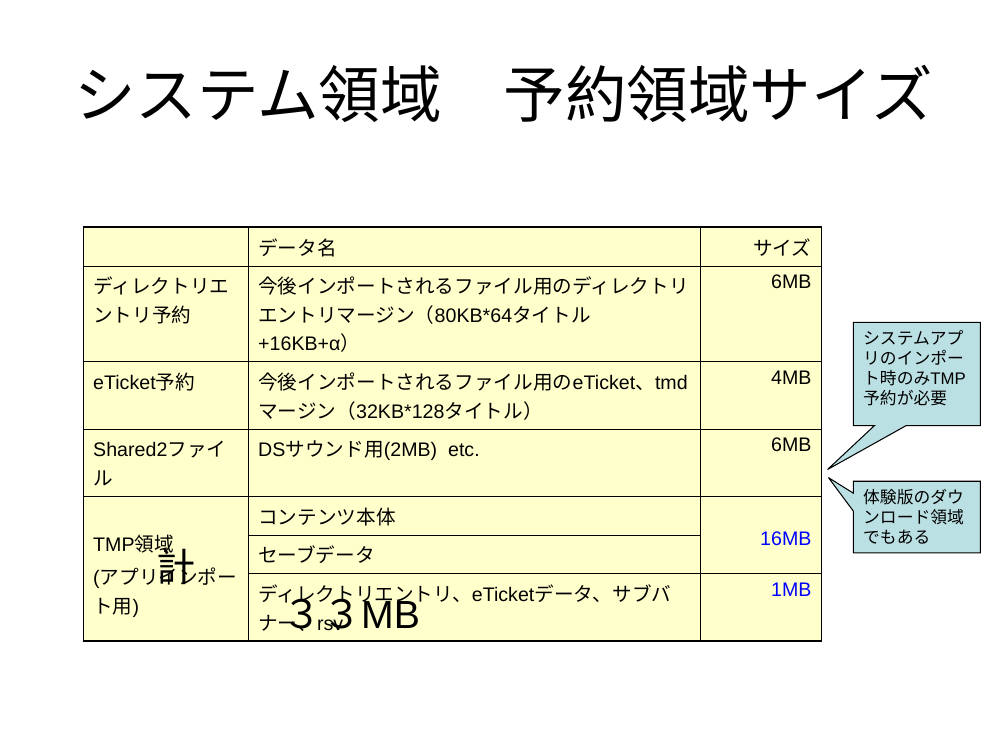
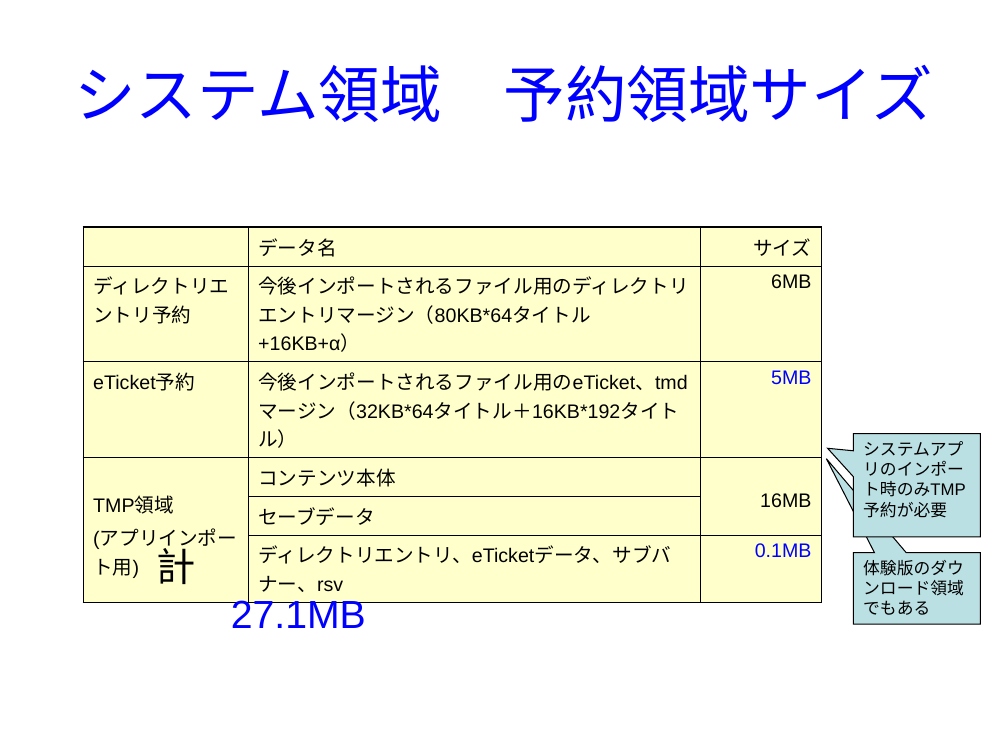
Before and after one commit to rvtr/TwlIPL, a slide deck: slide 6 of docs/NANDシステム領域.ppt. Drawn at 1008x756 pixels with LibreOffice and Linux fonts; fonts in the diff are those of the drawing. Boxes give left, top, right and bottom in pixels: in the first picture for what was removed or moved away, otherwise in the second. Text is boxed around its words. In the diff, an @@ line names an element or a change of style, - is before the commit and + after.

```diff
--- a/docs/NANDシステム領域.ppt
+++ b/docs/NANDシステム領域.ppt
@@ title "システム領域 予約領域サイズ" at (74,65,933,122): text colour #000000 to #0000FF @@
@@ table at (84,227,822,596) @@
-row 3: eTicket予約 | 今後インポートされるファイル用のeTicket、tmdマージン（32KB*128タイトル） | 4MB
-row 4: Shared2ファイル | DSサウンド用(2MB) etc. | 6MB
+row 3: eTicket予約 | 今後インポートされるファイル用のeTicket、tmdマージン（32KB*64タイトル＋16KB*192タイトル） | 5MB
-row 6, column 3: 1MB
+row 6, column 3: 0.1MB
@@ speech box "システムアプリのインポート時のみTMP予約が必要" at (854,433,981,536): proportions changed @@
@@ speech box "システムアプリのインポート時のみTMP予約が必要": place and size @@
-speech box "システムアプリのインポート時のみTMP予約が必要" at (854,323,981,425)
+speech box "システムアプリのインポート時のみTMP予約が必要" at (854,433,981,536)
@@ text at (157,541,366,628): text changed; text colour #000000 to #0000FF @@
-計 ３３MB
+計 27.1MB
@@ speech box "体験版のダウンロード領域でもある": place and size @@
-speech box "体験版のダウンロード領域でもある" at (854,481,981,552)
+speech box "体験版のダウンロード領域でもある" at (854,552,981,624)
@@ speech box "体験版のダウンロード領域でもある" at (854,552,981,624): proportions changed @@
```
Also in this commit, not shown: 5 other slides changed, 1 slide added, 3 other files.
